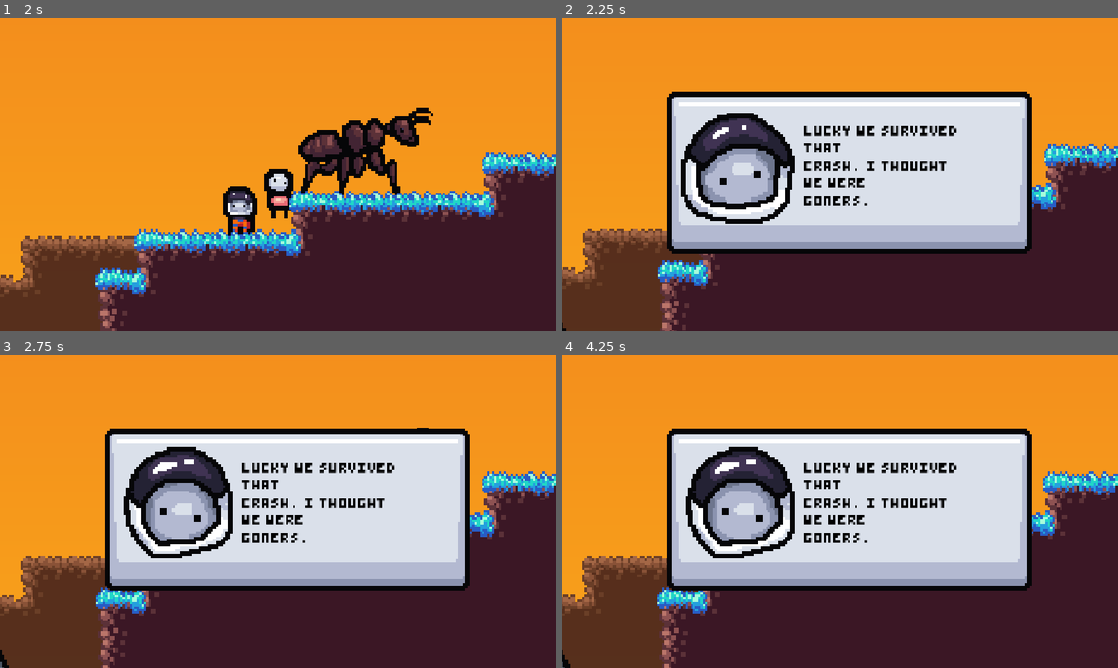
Above: before the commit, frames 1-4 (two rows, left to right).
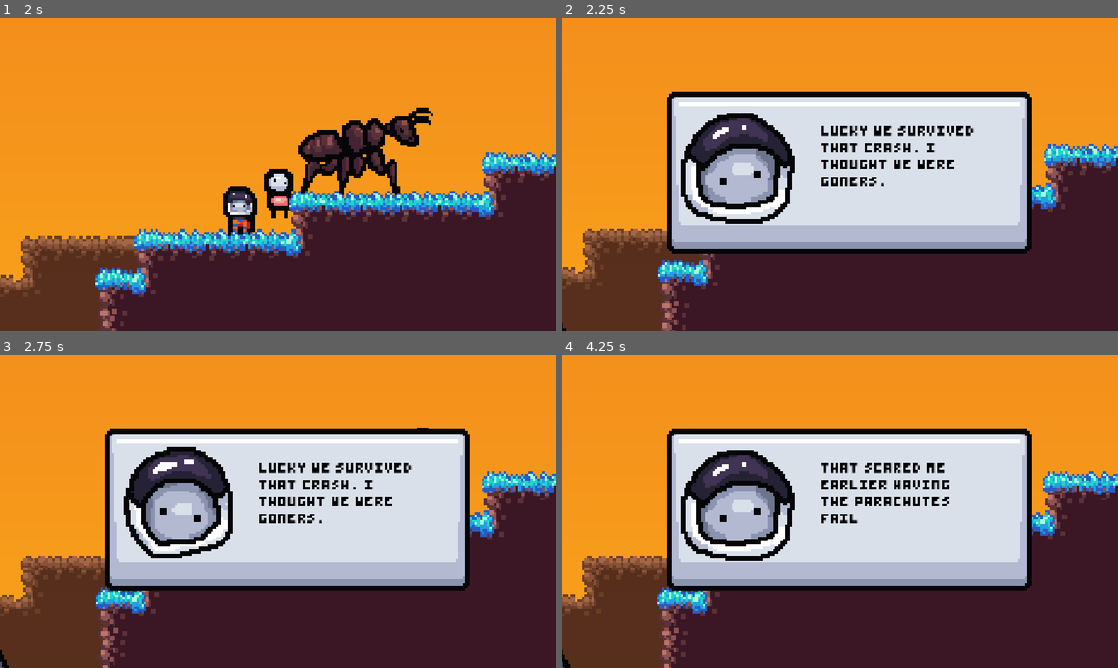
Above: after the commit, the same moments.

Repository: SailedHare/Little-Guy-In-Big-World
Game: Godot game, scene res://Scenes/main.tscn
Two runs of this game, one before a commit and one after it. Both use one fixed random seed, a clock stepped at 60 frames per second and the inputs below.
Inputs:
- Up to frame 1 (2 s): hold D (right) from 0.53 s (still down); tap E (interact) at 0.6, 1.35 s; tap Space (jump) at 0.77, 1.52 s
- Up to frame 2 (2.25 s): release D (right) at 2.03 s; hold A (left) from 2.03 s (still down); tap E (interact) at 2.1 s
- Up to frame 3 (2.75 s): keep holding A (left)
- Up to frame 4 (4.25 s): release A (left) at 2.78 s; hold D (right) from 2.78 s (still down); tap E (interact) at 2.85, 3.6 s; tap Space (jump) at 3.02, 3.77 s

Frame 1 is identical in both runs. In frame 2, 2.3% of the frame differs, in the area x 43-75%, y 34-60%; in frame 3, 2.3%; in frame 4, 5.1%, in the area x 21-71%, y 29-66%.

Commit message:
Made voicelines

Diff:
--- a/Scenes/player.gd
+++ b/Scenes/player.gd
@@ -26,14 +26,18 @@
 
 
 func _physics_process(delta: float) -> void:
-
+	print(ui.person)
 	var overlapping_bodies: Array[Node2D] = $Interact.get_overlapping_bodies()
 	if overlapping_bodies.size() > 0:
 		for body in overlapping_bodies:
-			if body.name == "Jerald":
-				if Input.is_action_just_pressed("interact"):
-					ui.text = not ui.text
-					print(ui.text)
+			if Input.is_action_just_pressed("interact"):
+				match body.name:
+					"Jerald":
+						ui.text = not ui.text
+						ui.person = "Jerald"
+					"Ant":
+						ui.text = not ui.text
+						ui.person = "Ant"
 
 
 
@@ -110,11 +114,3 @@
 #     player_sprite.play("Splat")
 #     if player_sprite.frame == 3:
 #         jumped = false
-func interactentered(body):
-	print("hi")
-	if Input.is_action_just_pressed("interact"):
-		match body.name:
-			"Jerald":
-				ui.text != ui.text
-			"Ant":
-				ui.text != ui.text
--- a/Scenes/player.tscn
+++ b/Scenes/player.tscn
@@ -176,7 +176,7 @@
 height = 19.999954
 
 [sub_resource type="CircleShape2D" id="CircleShape2D_u14ej"]
-radius = 11.0
+radius = 13.0
 
 [node name="Player" type="CharacterBody2D" unique_id=382361107]
 script = ExtResource("1_cvnsp")
--- a/Scenes/text_box.tscn
+++ b/Scenes/text_box.tscn
@@ -74,9 +74,6 @@
 theme_override_colors/font_color = Color(0, 0, 0, 1)
 theme_override_fonts/font = ExtResource("2_0kxgl")
 theme_override_font_sizes/font_size = 4
-text = "Lucky we survived that
-crash. I thought we were
-goners."
 label_settings = SubResource("LabelSettings_2v8iq")
 autowrap_mode = 3
 
@@ -84,4 +81,4 @@
 position = Vector2(33.999996, 35.6)
 sprite_frames = SubResource("SpriteFrames_u14ej")
 animation = &"Jerald"
-frame_progress = 0.27616724
+frame_progress = 0.0052994085
--- a/Scenes/ui.tscn
+++ b/Scenes/ui.tscn
@@ -1,15 +1,88 @@
 [gd_scene format=3 uid="uid://b4505l3rutn2l"]
 
-[ext_resource type="PackedScene" uid="uid://dsf0mrit28r7u" path="res://Scenes/text_box.tscn" id="1_jxero"]
 [ext_resource type="Script" uid="uid://cq0grshecwfu2" path="res://Scripts/ui.gd" id="1_qdvrb"]
+[ext_resource type="Texture2D" uid="uid://cavsritibgmwe" path="res://Assets/text box.png" id="2_2246s"]
+[ext_resource type="FontFile" uid="uid://dlp4aefopdnq4" path="res://Assets/Small Pixels.ttf" id="3_q7pk6"]
+[ext_resource type="Texture2D" uid="uid://dtkcdgn1xhpur" path="res://Assets/JeraldHead.png" id="4_m78vo"]
+
+[sub_resource type="LabelSettings" id="LabelSettings_2v8iq"]
+line_spacing = 15.0
+paragraph_spacing = 3.0
+font = ExtResource("3_q7pk6")
+font_size = 20
+font_color = Color(0, 0, 0, 1)
+
+[sub_resource type="AtlasTexture" id="AtlasTexture_w6krc"]
+atlas = ExtResource("4_m78vo")
+region = Rect2(0, 0, 48, 48)
+
+[sub_resource type="AtlasTexture" id="AtlasTexture_8gqem"]
+atlas = ExtResource("4_m78vo")
+region = Rect2(96, 0, 48, 48)
+
+[sub_resource type="AtlasTexture" id="AtlasTexture_1q4u4"]
+atlas = ExtResource("4_m78vo")
+region = Rect2(48, 0, 48, 48)
+
+[sub_resource type="AtlasTexture" id="AtlasTexture_2l2j4"]
+atlas = ExtResource("4_m78vo")
+region = Rect2(144, 0, 48, 48)
+
+[sub_resource type="SpriteFrames" id="SpriteFrames_u14ej"]
+animations = [{
+"frames": [{
+"duration": 0.9,
+"texture": SubResource("AtlasTexture_w6krc")
+}, {
+"duration": 0.9,
+"texture": SubResource("AtlasTexture_8gqem")
+}, {
+"duration": 0.9,
+"texture": SubResource("AtlasTexture_1q4u4")
+}, {
+"duration": 0.9,
+"texture": SubResource("AtlasTexture_2l2j4")
+}],
+"loop": 1,
+"name": &"Jerald",
+"speed": 5.0
+}]
 
 [node name="UI" type="CanvasLayer" unique_id=840995790]
 layer = 2
 script = ExtResource("1_qdvrb")
 
-[node name="Text Box" parent="." unique_id=161280784 instance=ExtResource("1_jxero")]
+[node name="Text Box" type="NinePatchRect" parent="." unique_id=161280784]
 offset_left = 197.0
 offset_top = 133.0
 offset_right = 356.4
 offset_bottom = 208.0
+scale = Vector2(5, 5)
+size_flags_horizontal = 4
+size_flags_vertical = 4
+texture = ExtResource("2_2246s")
+patch_margin_left = 16
+patch_margin_top = 16
+patch_margin_right = 16
+patch_margin_bottom = 18
 axis_stretch_horizontal = 1
+
+[node name="Text" type="Label" parent="Text Box" unique_id=1325355480]
+custom_minimum_size = Vector2(84, 44)
+layout_mode = 0
+offset_left = 67.6
+offset_top = 18.0
+offset_right = 411.6
+offset_bottom = 184.0
+scale = Vector2(0.2, 0.2)
+theme_override_colors/font_color = Color(0, 0, 0, 1)
+theme_override_fonts/font = ExtResource("3_q7pk6")
+theme_override_font_sizes/font_size = 4
+label_settings = SubResource("LabelSettings_2v8iq")
+autowrap_mode = 3
+
+[node name="Head" type="AnimatedSprite2D" parent="Text Box" unique_id=367090246]
+position = Vector2(33.999996, 35.6)
+sprite_frames = SubResource("SpriteFrames_u14ej")
+animation = &"Jerald"
+frame_progress = 0.27616724
--- a/Scripts/text_box.gd
+++ b/Scripts/text_box.gd
@@ -1,4 +1,5 @@
 extends NinePatchRect
+@onready var label: Label = $Label
 
 @onready var head: AnimatedSprite2D = $Head
 
--- a/Scripts/ui.gd
+++ b/Scripts/ui.gd
@@ -1,7 +1,11 @@
 extends CanvasLayer
 @onready var text_box: NinePatchRect = $"Text Box"
+@onready var text_label: Label = $"Text Box/Text"
+
 var text = false
-
+var person = ""
+var jerald_lines = ["Glad we made it, Have you seen the other pod?", "That scared me earlier having the parachutes fail", "Lucky we survived that crash. I thought we were goners."]
+var ant_lines = ["*Squeak*", "*Click* *Click*", "*Chirp*"]
 # Called when the node enters the scene tree for the first time.
 func _ready() -> void:
 	pass # Replace with function body.
@@ -17,3 +21,13 @@
 			$"Text Box".visible = true
 		false:
 			$"Text Box".visible = false
+	#print(person)
+	match person:
+		"Jerald":
+			text_label.text = jerald_lines.pick_random()
+			person = ""
+			$"Text Box/Head".play("Jerald")
+
+		"Ant":
+			text_label.text = ant_lines.pick_random()
+			person = ""
